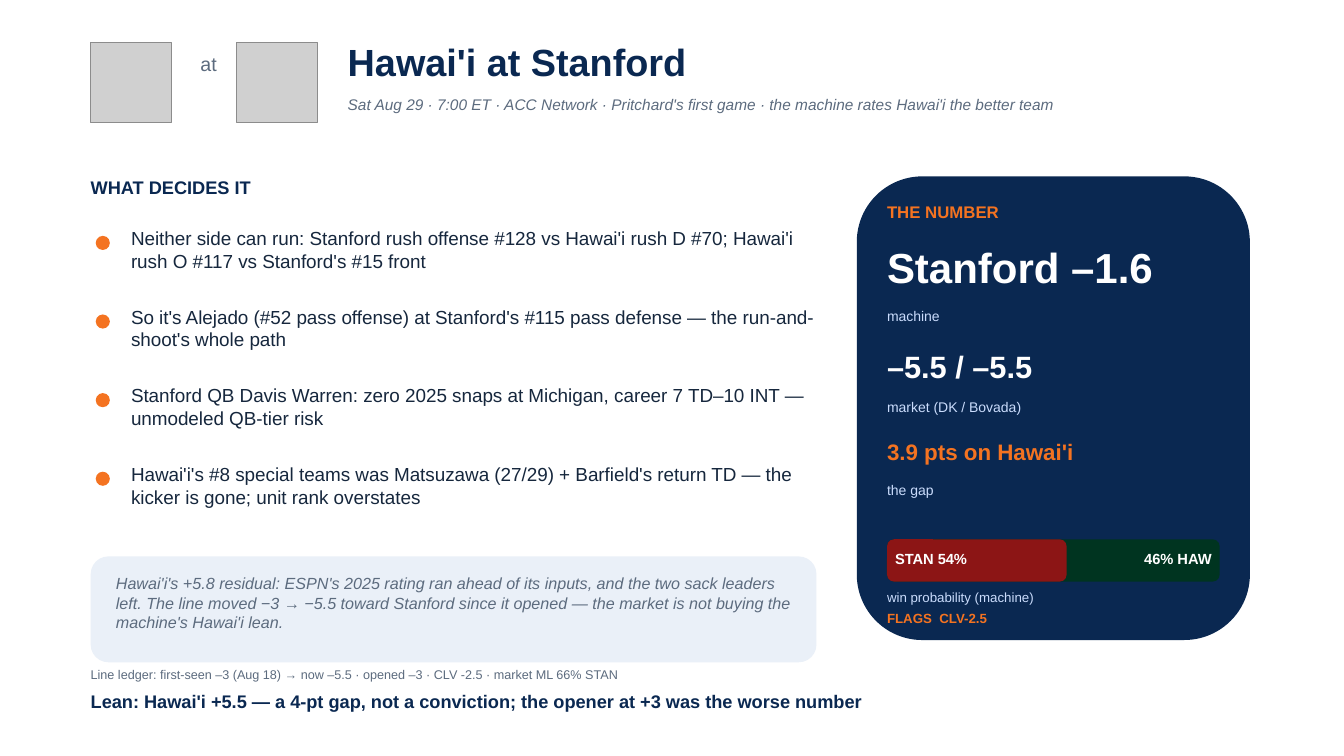
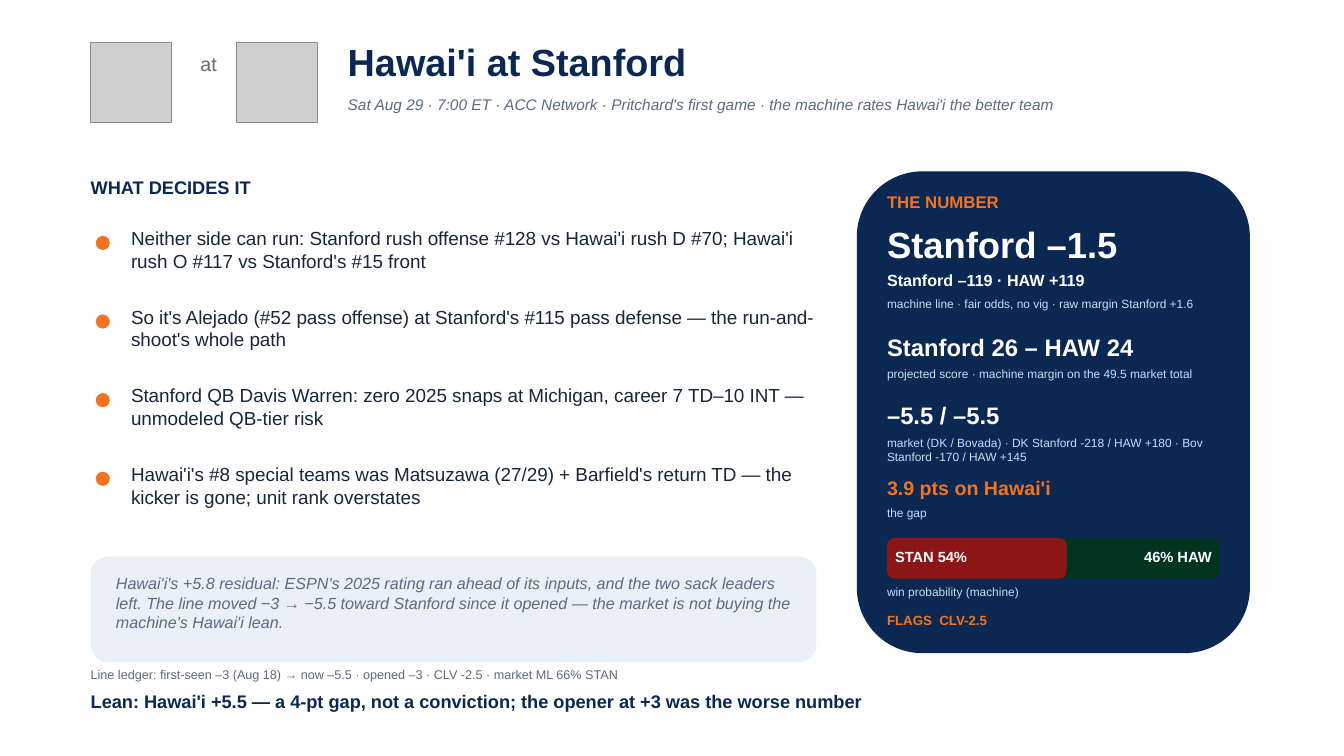
Before and after one commit to lucasalvarezflorida-lab/ncaa-fbs-analytics, a slide deck: slide 8 of decks/2026_Week0_Episode1.pptx. Drawn at 1344x756 pixels with LibreOffice and Linux fonts; fonts in the diff are those of the drawing; grey boxes stand for pictures. Boxes give left, top, right and bottom in pixels: in the first picture for what was removed or moved away, otherwise in the second. Text is boxed around its words. In the diff, an @@ line names an element or a change of style, - is before the commit and + after.

```diff
--- a/decks/2026_Week0_Episode1.pptx
+++ b/decks/2026_Week0_Episode1.pptx
@@ rounded rectangle: place and size @@
-rounded rectangle at [857,176,1250,640]
+rounded rectangle at [857,171,1250,653]
@@ text "THE NUMBER": place and size @@
-text "THE NUMBER" at [887,206,999,218]
+text "THE NUMBER" at [887,196,999,208]
@@ text at [887,231,1118,259]: text changed; size 30 to 26 pt @@
-Stanford –1.6
+Stanford –1.5
@@ text at [887,274,1084,286]: text changed; size 10 to 11.5 pt; text colour #CADCFC to #FFFFFF; bold on @@
-machine
+Stanford –119 · HAW +119
@@ text added at [887,299,1194,310], 8.5 pt, text #CADCFC @@
+machine line · fair odds, no vig · raw margin Stanford +1.6
@@ text at [887,338,1133,357]: text changed; size 10 to 17 pt; text colour #CADCFC to #FFFFFF; bold on @@
-market (DK / Bovada)
+Stanford 26 – HAW 24
@@ text added at [887,369,1193,381], 8.5 pt, text #CADCFC @@
+projected score · machine margin on the 49.5 market total
@@ text "–5.5 / –5.5": place and size @@
-text "–5.5 / –5.5" at [887,356,1032,379]
+text "–5.5 / –5.5" at [887,407,999,425]
@@ text "–5.5 / –5.5" at [887,407,999,425]: size 22 to 17 pt @@
@@ text added at [887,438,1203,461], 8.5 pt, text #CADCFC @@
+market (DK / Bovada) · DK Stanford -218 / HAW +180 · Bov Stanford -170 / HAW +145
@@ text "3.9 pts on Hawai'i": place and size @@
-text "3.9 pts on Hawai'i" at [887,443,1073,465]
+text "3.9 pts on Hawai'i" at [887,480,1051,499]
@@ text "3.9 pts on Hawai'i" at [887,480,1051,499]: size 16 to 14 pt @@
@@ text "the gap": place and size @@
-text "the gap" at [887,485,933,498]
+text "the gap" at [887,508,927,520]
@@ text "the gap" at [887,508,927,520]: size 10 to 8.5 pt @@
@@ text "win probability (machine)" at [887,587,1019,599]: size 9.5 to 8.5 pt @@
```
Also in this commit, not shown: 6 other slides changed, 1 other file.
